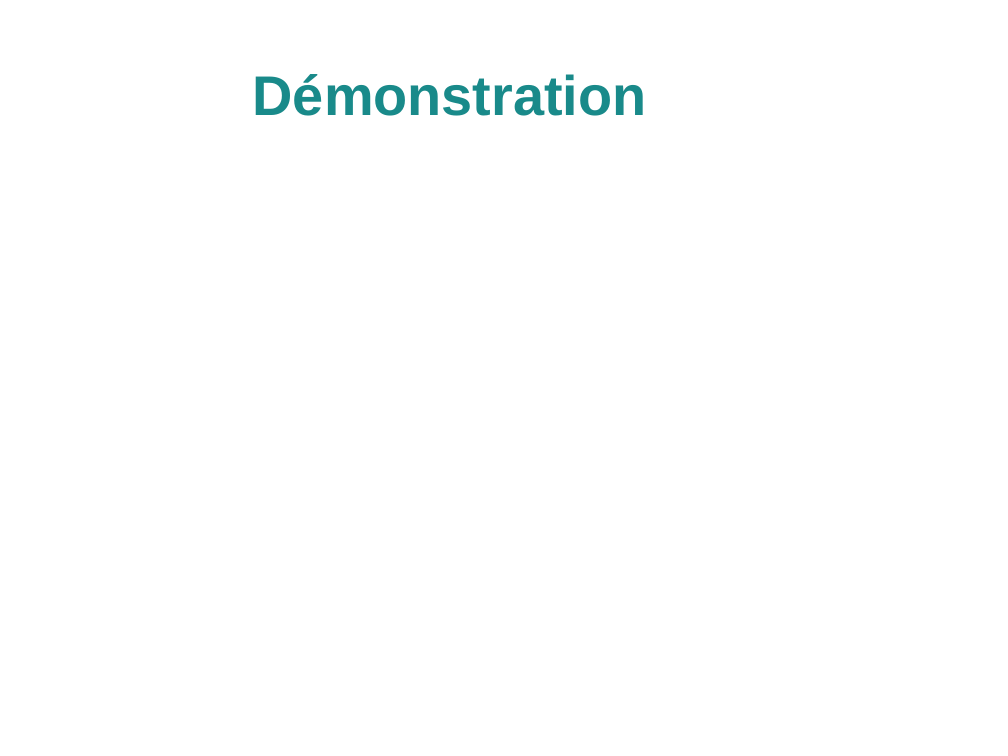
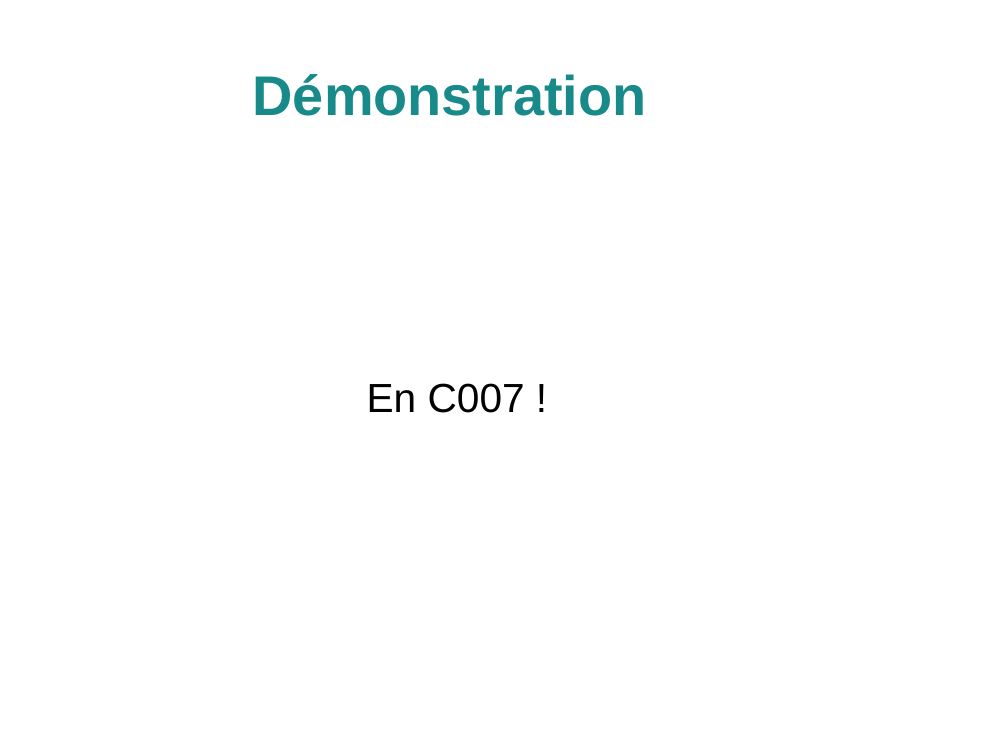
Before and after one commit to 64q/PolyPeer, a slide deck: slide 17 of doc/presentation/polypeer.odp. Drawn at 1008x756 pixels with LibreOffice and Linux fonts; fonts in the diff are those of the drawing; background and template pictures are left out. Boxes give left, top, right and bottom in pixels: in the first picture for what was removed or moved away, otherwise in the second. Text is boxed around its words. In the diff, an @@ line names an element or a change of style, - is before the commit and + after.

```diff
--- a/doc/presentation/polypeer.odp
+++ b/doc/presentation/polypeer.odp
@@ subtitle "En C007 !": place and size @@
-subtitle "En C007 !" at <box>50,177,864,616</box>
+subtitle "En C007 !" at <box>367,383,525,413</box>
@@ subtitle "En C007 !" at <box>367,383,525,413</box>: text colour #FFFFFF to #000000; more space between paragraphs @@
```
Also in this commit, not shown: 14 other slides changed, 1 slide added, 1 slide removed.
